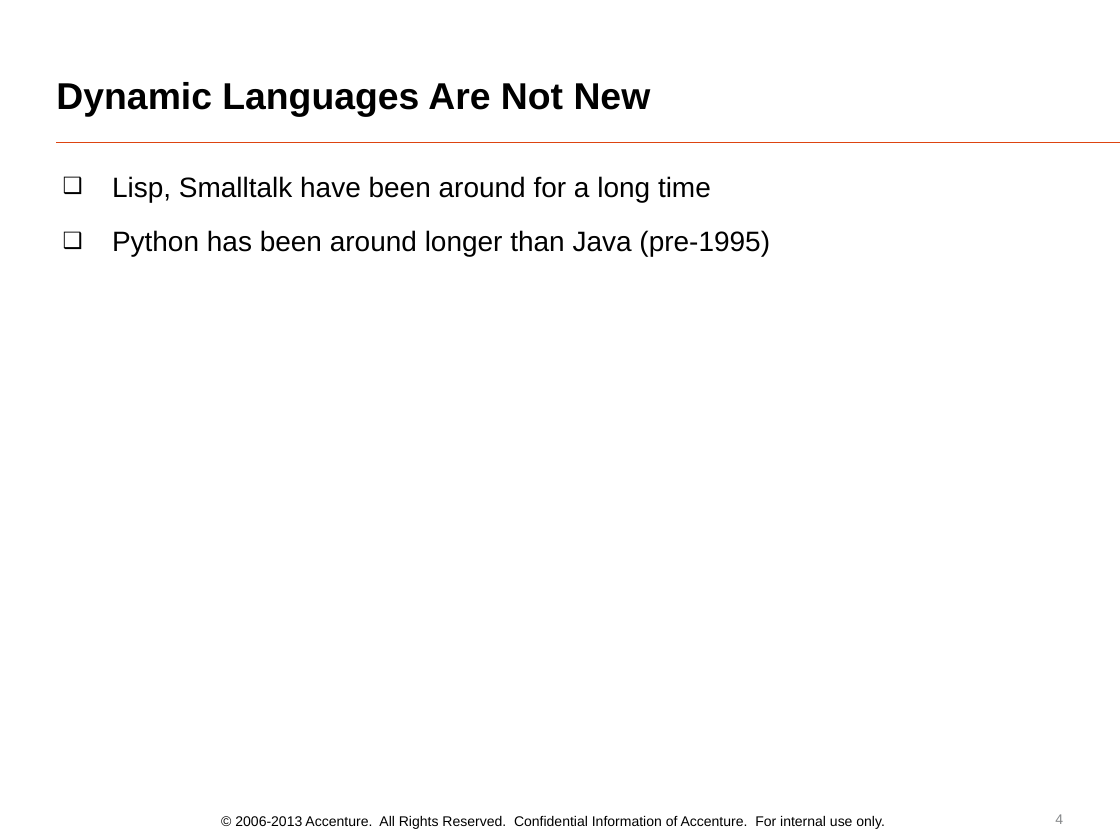
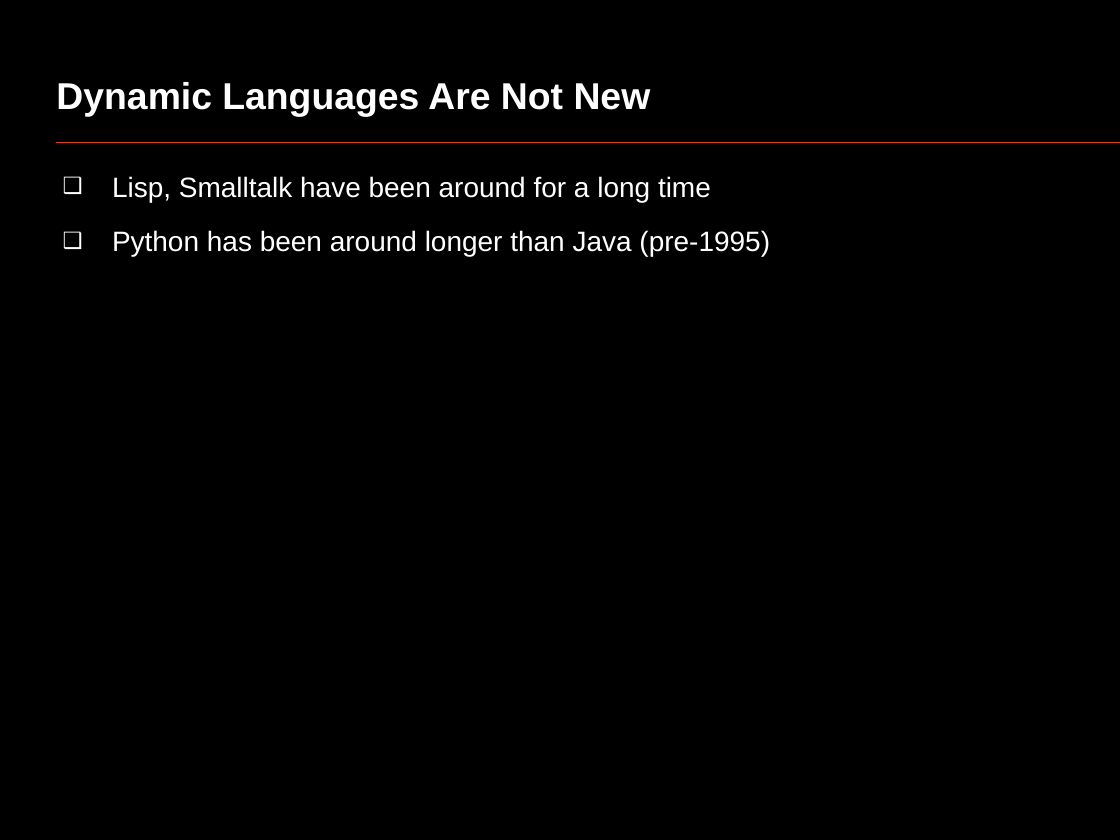
Before and after one commit to oscarrenalias/openslava-2013, a slide deck: slide 4 of Dynamic languages/Java Slava 2013 - Dynamic languages PoV.pptx. Drawn at 1120x840 pixels with LibreOffice and Linux fonts; fonts in the diff are those of the drawing. Boxes give left, top, right and bottom in pixels: in the first picture for what was removed or moved away, otherwise in the second. Text is boxed around its words. In the diff, an @@ line names an element or a change of style, - is before the commit and + after.

Commit message:
Updated version of the slides

```diff
--- a/Dynamic languages/Java Slava 2013 - Dynamic languages PoV.pptx
+++ b/Dynamic languages/Java Slava 2013 - Dynamic languages PoV.pptx
@@ background #FFFFFF to #000000 @@
@@ title "Dynamic Languages Are Not New" at (56,82,651,117): text colour #000000 to #FFFFFF @@
@@ text "Lisp, Smalltalk have been around ..." at (112,176,770,256): text colour #000000 to #FFFFFF; bullet colour #000000 to #FFFFFF @@
@@ text removed at (235,816,885,829) @@
-© 2006-2013 Accenture. All Rights Reserved. Confidential Information of Accenture. For internal use only.
@@ page number removed at (1055,814,1063,824) @@
-4
```
Also in this commit, not shown: 6 other slides changed, 24 slides added, 1 slide removed.
